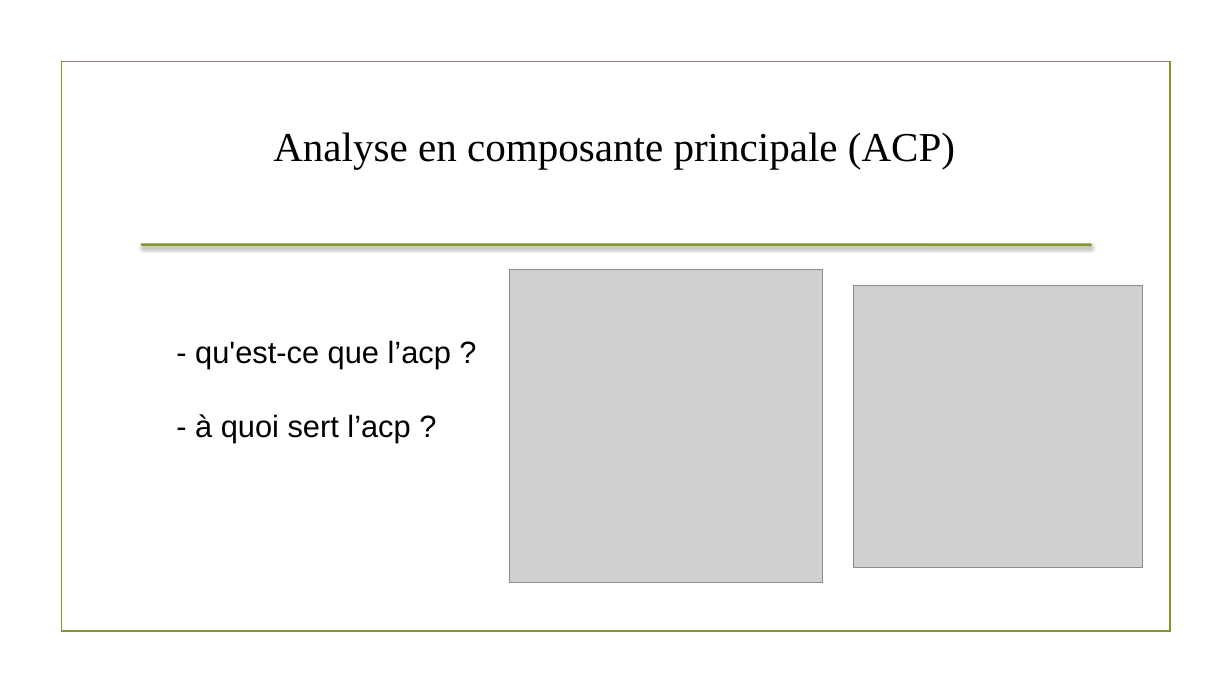
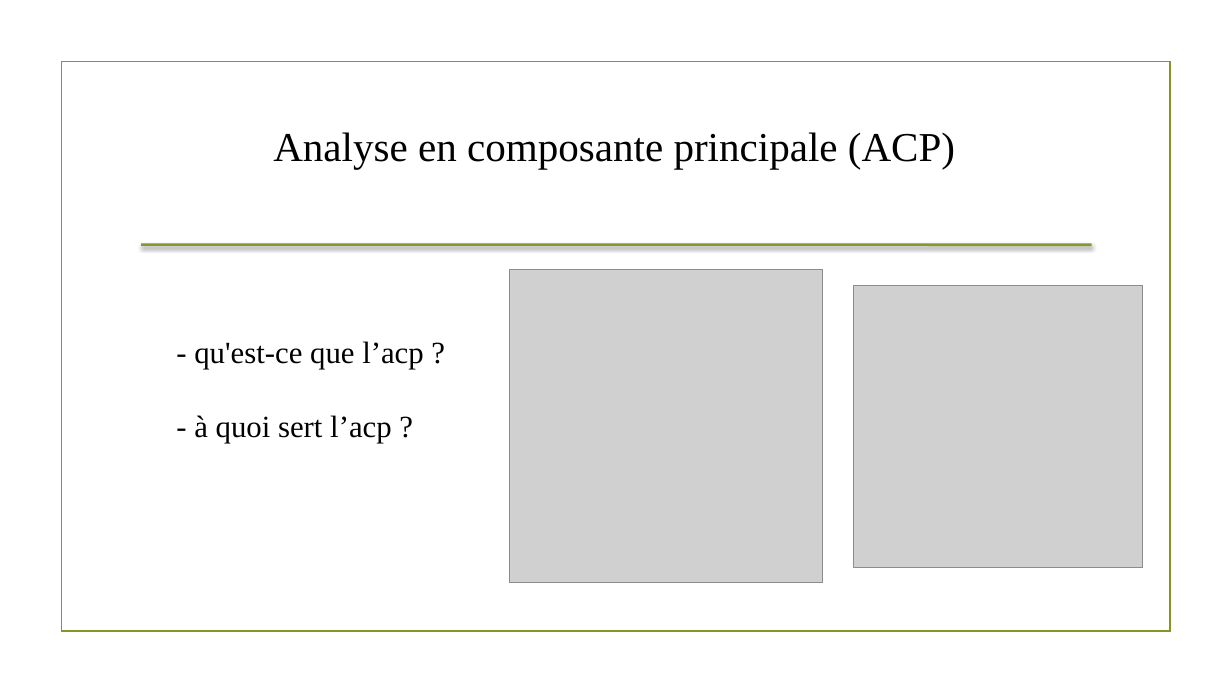
Before and after one commit to jtranchat/ML_HUB_HOUSE, a slide deck: slide 3 of ml/Initiation Machine Learning &ACP.pptx. Drawn at 1232x693 pixels with LibreOffice and Linux fonts; fonts in the diff are those of the drawing; grey boxes stand for pictures; background and template pictures are left out. Boxes give left, top, right and bottom in pixels: in the first picture for what was removed or moved away, otherwise in the second. Text is boxed around its words. In the diff, an @@ line names an element or a change of style, - is before the commit and + after.

```diff
--- a/ml/Initiation Machine Learning &ACP.pptx
+++ b/ml/Initiation Machine Learning &ACP.pptx
@@ text "- qu'est-ce que l’acp ?" at bbox=[194, 341, 423, 443]: font Arial to Times New Roman @@
```
Also in this commit, not shown: 1 other slide changed.
